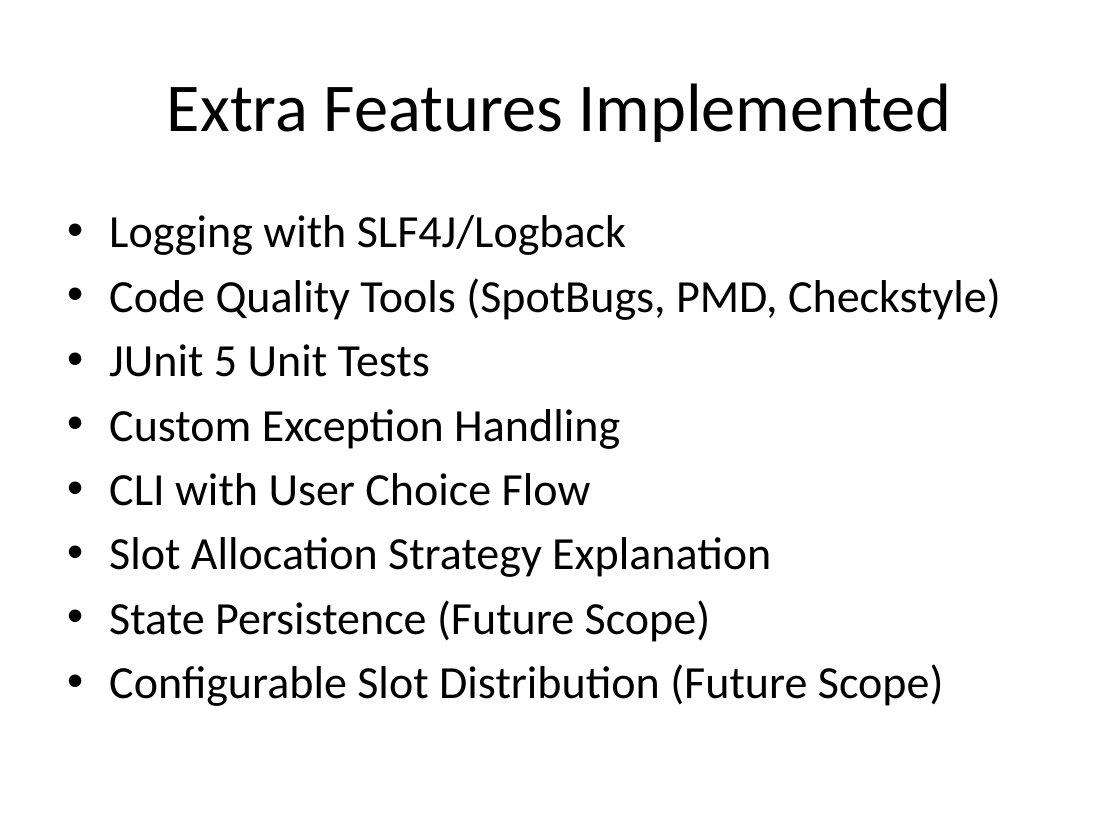
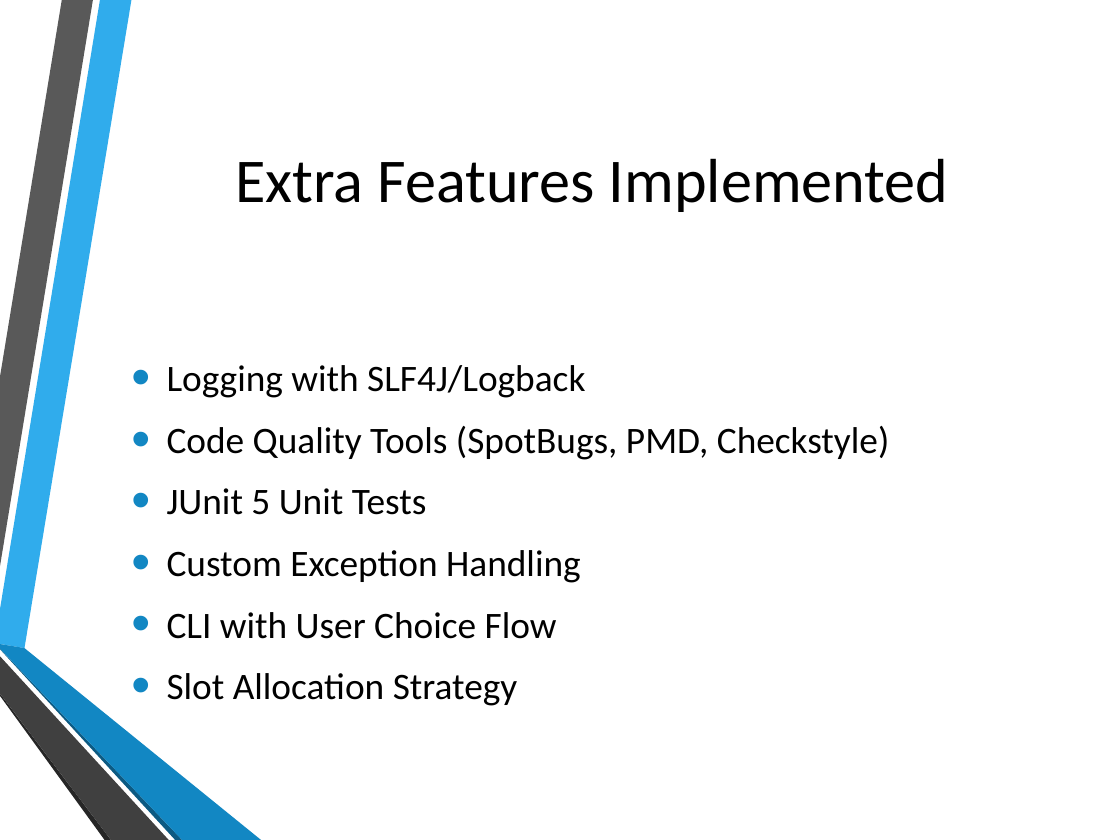
Before and after one commit to PradyumnaD2999/ParkingLotApp, a slide deck: slide 9 of presentation/ParkingLotApp.pptx (slide 6 before the commit). Drawn at 1120x840 pixels with LibreOffice and Linux fonts; fonts in the diff are those of the drawing; background and template pictures are left out. Boxes give left, top, right and bottom in pixels: in the first picture for what was removed or moved away, otherwise in the second. Text is boxed around its words. In the diff, an @@ line names an element or a change of style, - is before the commit and + after.

```diff
--- a/presentation/ParkingLotApp.pptx
+++ b/presentation/ParkingLotApp.pptx
@@ title "Extra Features Implemented": place and size @@
-title "Extra Features Implemented" at (167, 83, 952, 142)
+title "Extra Features Implemented" at (235, 158, 949, 212)
@@ title "Extra Features Implemented" at (235, 158, 949, 212): size 44 to 40 pt @@
@@ text "Logging with SLF4J/Logback": place and size @@
-text "Logging with SLF4J/Logback" at (109, 215, 1001, 706)
+text "Logging with SLF4J/Logback" at (167, 365, 889, 706)
@@ text "Logging with SLF4J/Logback" at (167, 365, 889, 706): vertical alignment top to middle @@
@@ text at (167, 365, 889, 639): size 29.6 to 24 pt in "Logging with SLF4J/Logback", "Code Quality Tools (SpotBugs, PMD, Checkstyle)", "JUnit 5 Unit Tests", "Custom Exception Handling" and 1 more places; indent changed; more space between paragraphs @@
@@ group added at (0, 0, 261, 840): 6 freeform shapes @@
@@ text at (167, 673, 518, 706): text changed; size 29.6 to 24 pt @@
-• Slot Allocation Strategy Explanation
-• State Persistence (Future Scope)
-• Configurable Slot Distribution (Future Scope)
+• Slot Allocation Strategy
```
Also in this commit, not shown: 11 other slides changed, 3 slides added, 1 other file.
